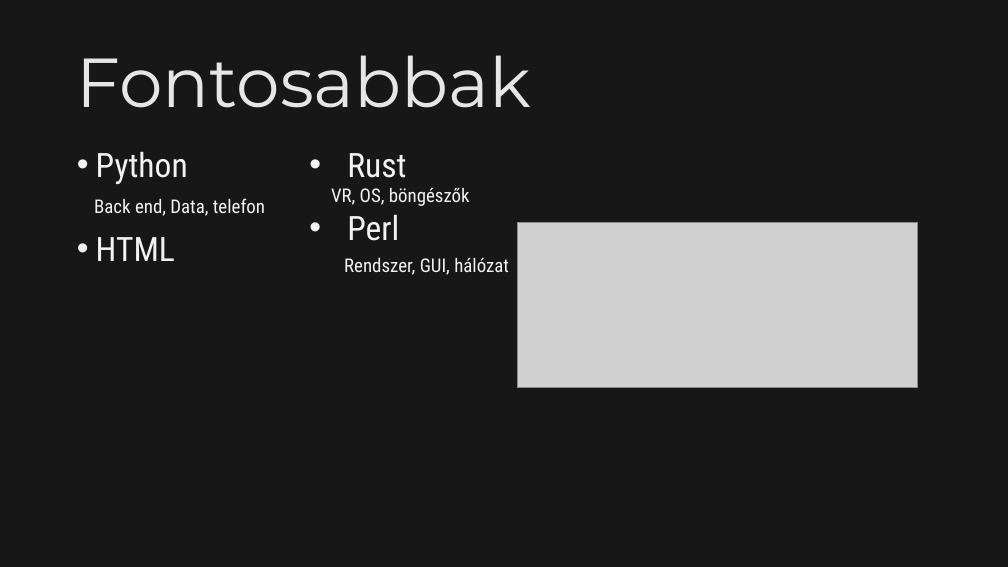
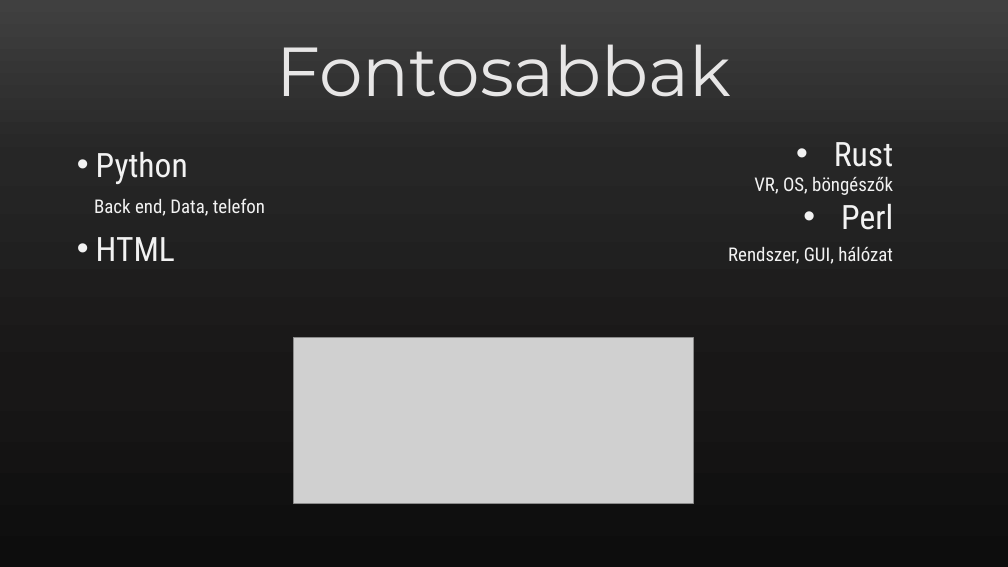
Before and after one commit to PiciMadar/IKTproba01, a slide deck: slide 4 of szakmaivalamiigen.pptx. Drawn at 1008x567 pixels with LibreOffice and Linux fonts; fonts in the diff are those of the drawing; grey boxes stand for pictures. Boxes give left, top, right and bottom in pixels: in the first picture for what was removed or moved away, otherwise in the second. Text is boxed around its words. In the diff, an @@ line names an element or a change of style, - is before the commit and + after.

```diff
--- a/szakmaivalamiigen.pptx
+++ b/szakmaivalamiigen.pptx
@@ background #181717 to gradient #404040 to #262626 to #181717 to #0D0D0D @@
@@ title "Fontosabbak": place and size @@
-title "Fontosabbak" at [77,55,531,108]
+title "Fontosabbak" at [277,44,731,97]
@@ title "Fontosabbak" at [277,44,731,97]: alignment left to centre @@
@@ text "Rust": place and size @@
-text "Rust" at [331,153,509,275]
+text "Rust" at [728,142,893,264]
@@ text "Rust" at [728,142,893,264]: alignment left to right @@
@@ picture: place and size @@
-picture at [517,222,917,387]
+picture at [293,338,693,503]
```
Also in this commit, not shown: 7 other slides changed.
